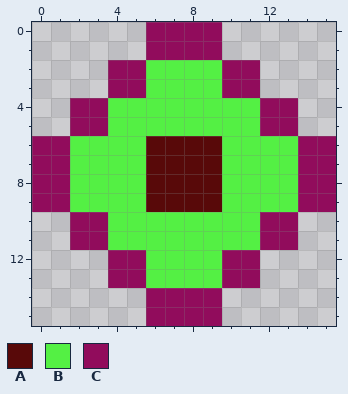
Two states of a pixel-art file, Assets/_Project/UI/xpUI.aseprite. The picture above was drawn from the file before the commit.
16x16 pixels, 1 frame.
Palette (. is transparent): A #580909  B #54f044  C #910c5c
Pixels before, first column x 0:
 0 ......CCCC......
 1 ......CCCC......
 2 ....CCBBBBCC....
 3 ....CCBBBBCC....
 4 ..CCBBBBBBBBCC..
 5 ..CCBBBBBBBBCC..
 6 CCBBBBAAAABBBBCC
 7 CCBBBBAAAABBBBCC
 8 CCBBBBAAAABBBBCC
 9 CCBBBBAAAABBBBCC
10 ..CCBBBBBBBBCC..
11 ..CCBBBBBBBBCC..
12 ....CCBBBBCC....
13 ....CCBBBBCC....
14 ......CCCC......
15 ......CCCC......
The same view after the edit:
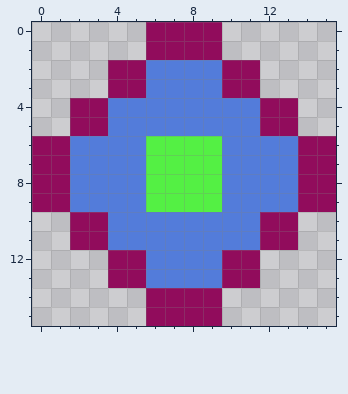
Changes in this commit:
colour A: #580909 -> #54f044
colour B: #54f044 -> #537cda
Boxes around the changes in both pictures, in picture pixels (x1, y1, x2, y2):
changed: (70, 60, 298, 288)
